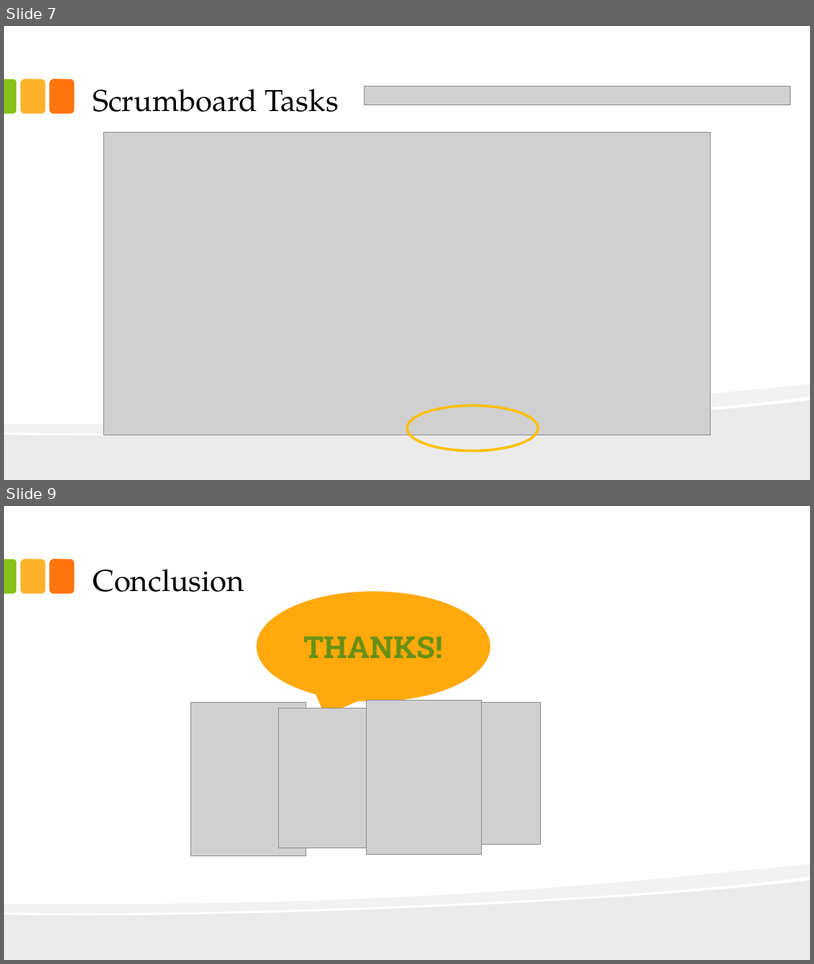
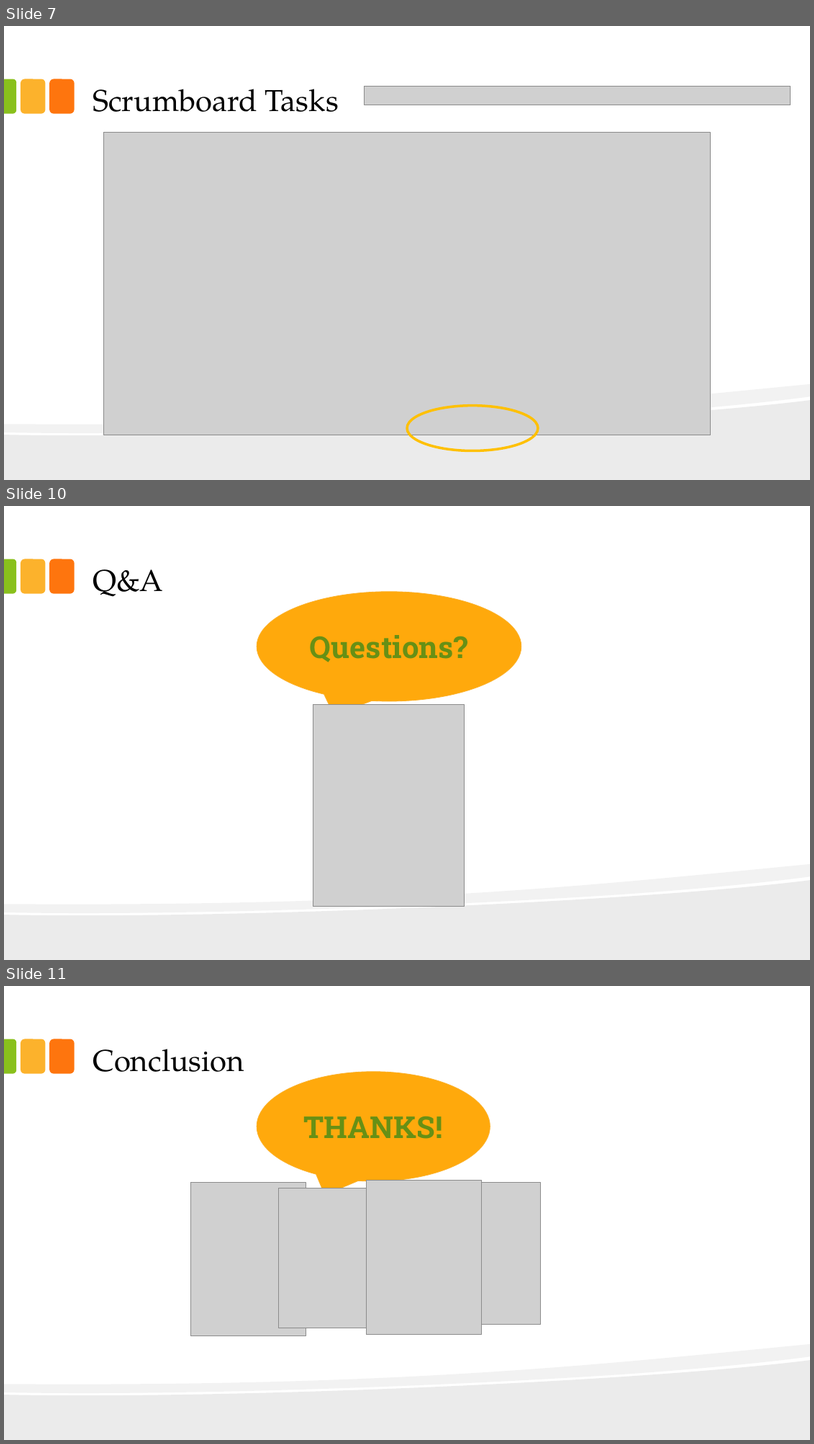
Before and after one commit to pclundaahl/grocerybuddy, a slide deck: Team Docs/Planning Presentation.pptx. Shown one above the other, each under a label of ours: slides 7 and 9 before the commit, slides 7, 10 and 11 after it; the slides between them are not shown. The pictures are 814x964 and 814x1444 pixels, drawn with LibreOffice and Linux fonts; fonts in the diff are those of the drawing; grey boxes stand for pictures. Boxes give left, top, right and bottom in pixels: in the first picture for what was removed or moved away, otherwise in the second. Text is boxed around its words. In the diff, an @@ line names an element or a change of style, - is before the commit and + after.

```diff
--- a/Team Docs/Planning Presentation.pptx
+++ b/Team Docs/Planning Presentation.pptx
@@ slide 10 added at (4,506,810,960), background #FFFFFF; not listed: 5 template elements that a slide beside it also shows @@
@@ title added at (93,569,163,597), 36 pt, text #000000 @@
+Q&A
@@ speech bubble added at (257,591,522,701), fill #FFA90E, outline #FCB22C 0.75 pt, 36 pt, text #679015, bold @@
+Questions?
@@ picture added at (314,705,465,906) @@
@@ what was slide 9 is now slide 11 @@
```
Also in this commit, not shown: 1 slide changed, 1 other slide added.
